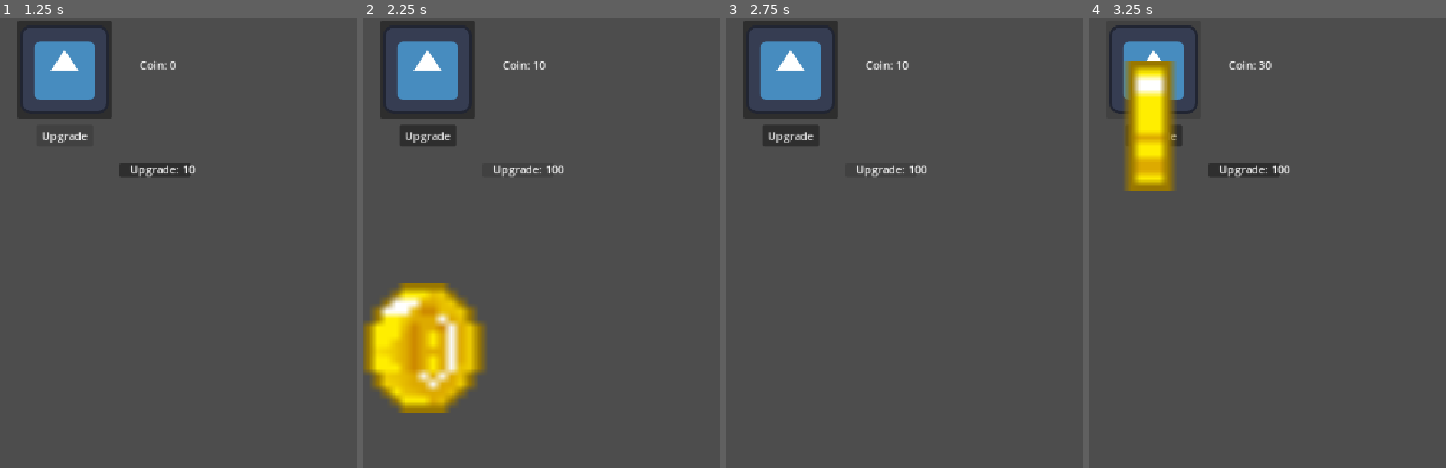
Above: before the commit, frames 1-4 (left to right).
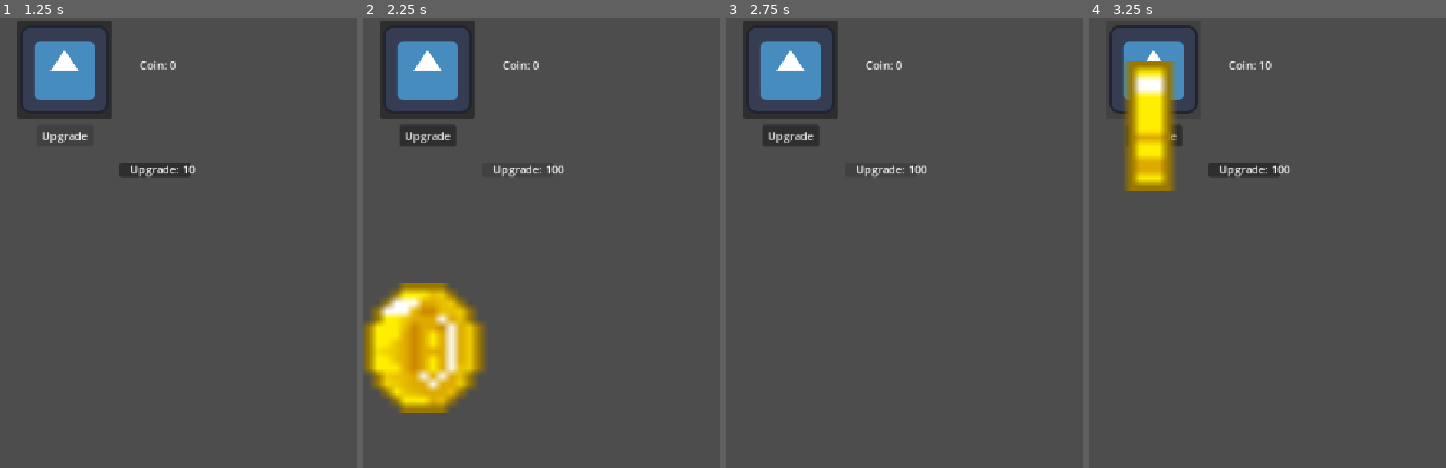
Above: after the commit, the same moments.

Repository: multii-RC/Clicker-Game-Real
Game: Godot game, scene res://Scenes/GameScene1.tscn
Two runs of this game, one before a commit and one after it. Both use one fixed random seed, a clock stepped at 60 frames per second and the inputs below. The project has no main scene, so this scene is started directly. The engine's default icon, where the game draws it, is replaced by a stand-in: a white triangle on a blue panel in a dark square.
Inputs (mouse positions are in pixels of both pictures, inside the frame that each line leads up to):
- Up to frame 1 (1.25 s): click "Upgrade" at 0.5 s
- Up to frame 2 (2.25 s): click (427, 67) at 1.25 s; click (516, 171) at 2 s
- Up to frame 3 (2.75 s): no input
- Up to frame 4 (3.25 s): click (1153, 67) at 2.75 s

Frame 1 is identical in both runs. In frame 2, less than 0.1% of the frame differs, in the area x 47-52%, y 9-12%; in frame 3, less than 0.1%; in frame 4, less than 0.1%.
Error after the commit: Invalid access to property or key 'coin' on a base object of type 'null instance'. (res://Scripts/clicker_button.gd:20)

Commit message:
trying to make clicker upgrade cost soemthing

Diff:
--- a/Scenes/GameScene1.tscn
+++ b/Scenes/GameScene1.tscn
@@ -23,6 +23,7 @@
 offset_top = 0.0
 offset_right = 136.0
 offset_bottom = 141.0
+ClickerStrength = null
 
 [node name="CoinLabel" type="Label" parent="." unique_id=429810311]
 layout_mode = 0
--- a/Scenes/coin.tscn
+++ b/Scenes/coin.tscn
@@ -1,6 +1,6 @@
 [gd_scene format=3 uid="uid://dg1ofr16u7535"]
 
-[ext_resource type="Script" uid="uid://cu57xeowuqu8h" path="res://Scenes/coin.gd" id="1_jgi06"]
+[ext_resource type="Script" uid="uid://cu57xeowuqu8h" path="res://Scripts/coin.gd" id="1_jgi06"]
 [ext_resource type="Texture2D" uid="uid://dftr71q5eawbq" path="res://Assets/Animated Coins.png" id="1_wltir"]
 [ext_resource type="AudioStream" uid="uid://dwstqiydthv47" path="res://Assets/CoinSFX.mp3" id="3_g537i"]
 
--- a/Scripts/clicker_button.gd
+++ b/Scripts/clicker_button.gd
@@ -5,6 +5,7 @@
 
 @onready var CoinScene: PackedScene = load("res://Scenes/coin.tscn")
 
+@export var Game: Node = $".."
 # Called when the node enters the scene tree for the first time.
 func _ready() -> void:
 	ClickerStrength = 10
@@ -16,8 +17,9 @@
 
 func _on_upgrade_button_pressed() -> void:
 	print("Upgrade Pressed")
+	if Game.coin >= ClickerStrength * 5:
+		ClickerStrength = ClickerStrength * 2
 
-	ClickerStrength = ClickerStrength * 2
 
 
 func on_pressed() -> void:
Renamed: Scenes/coin.gd -> Scripts/coin.gd
Renamed: Scenes/coin.gd.uid -> Scripts/coin.gd.uid
